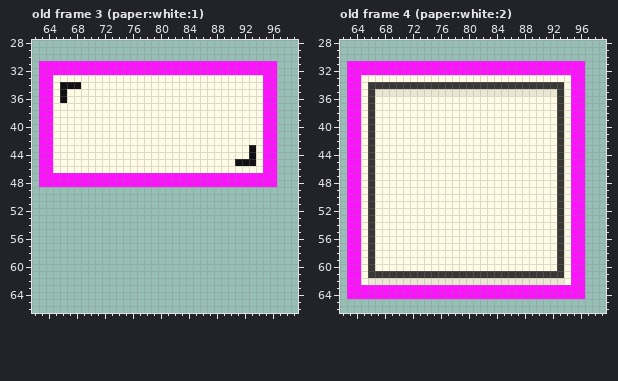
Pixel-art file: assets/game/common.aseprite. Above is the file before it was changed.
250x250 pixels, 24 frames. Colours within 5 levels of each other are drawn and written as one. Shown: old frame 3 (paper:white:1): x 62..99, y 28..66; old frame 4 (paper:white:2): x 62..99, y 28..66. The commit also changed other frames, which this record leaves out.
New version:
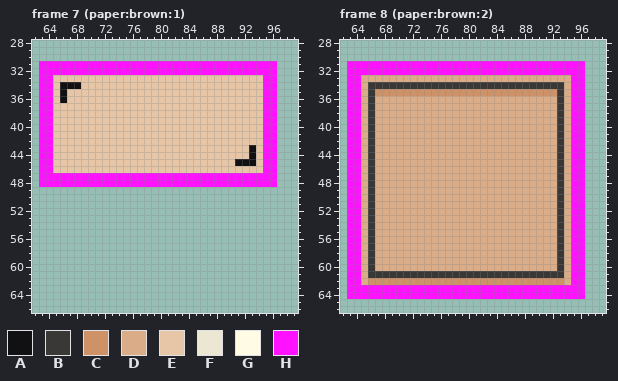
Palette (. is transparent): A #111012  B #393836  C #ce9268  D #daac87  E #e6c6a6  F #ebe7d3  G #fffbe5  H #ff12ff
A new or re-ordered frame is compared with the old frame closest to it.
Change:
frames 24 -> 28
--- frame 7 (paper:brown:1) is new; against old frame 3 (paper:white:1), layer "Layer 7"
@@ x 62..99 @@
 32 .HHHHHHHHHHHHHHHHHHHHHHHHHHHHHHHHHH...
-33 .HHGGGGGGGGGGGGGGGGGGGGGGGGGGGGGGHH...
-34 .HHGAAAGGGGGGGGGGGGGGGGGGGGGGGGGGHH...
-35 .HHGAGGGGGGGGGGGGGGGGGGGGGGGGGGGGHH...
-36 .HHGAGGGGGGGGGGGGGGGGGGGGGGGGGGGGHH...
-37 .HHGGGGGGGGGGGGGGGGGGGGGGGGGGGGGGHH...
-38 .HHGGGGGGGGGGGGGGGGGGGGGGGGGGGGGGHH...
-39 .HHGGGGGGGGGGGGGGGGGGGGGGGGGGGGGGHH...
-40 .HHGGGGGGGGGGGGGGGGGGGGGGGGGGGGGGHH...
-41 .HHGGGGGGGGGGGGGGGGGGGGGGGGGGGGGGHH...
-42 .HHGGGGGGGGGGGGGGGGGGGGGGGGGGGGGGHH...
-43 .HHGGGGGGGGGGGGGGGGGGGGGGGGGGGGAGHH...
-44 .HHGGGGGGGGGGGGGGGGGGGGGGGGGGGGAGHH...
-45 .HHGGGGGGGGGGGGGGGGGGGGGGGGGGAAAGHH...
-46 .HHGGGGGGGGGGGGGGGGGGGGGGGGGGGGGGHH...
+33 .HHEEEEEEEEEEEEEEEEEEEEEEEEEEEEEEHH...
+34 .HHEAAAEEEEEEEEEEEEEEEEEEEEEEEEEEHH...
+35 .HHEAEEEEEEEEEEEEEEEEEEEEEEEEEEEEHH...
+36 .HHEAEEEEEEEEEEEEEEEEEEEEEEEEEEEEHH...
+37 .HHEEEEEEEEEEEEEEEEEEEEEEEEEEEEEEHH...
+38 .HHEEEEEEEEEEEEEEEEEEEEEEEEEEEEEEHH...
+39 .HHEEEEEEEEEEEEEEEEEEEEEEEEEEEEEEHH...
+40 .HHEEEEEEEEEEEEEEEEEEEEEEEEEEEEEEHH...
+41 .HHEEEEEEEEEEEEEEEEEEEEEEEEEEEEEEHH...
+42 .HHEEEEEEEEEEEEEEEEEEEEEEEEEEEEEEHH...
+43 .HHEEEEEEEEEEEEEEEEEEEEEEEEEEEEAEHH...
+44 .HHEEEEEEEEEEEEEEEEEEEEEEEEEEEEAEHH...
+45 .HHEEEEEEEEEEEEEEEEEEEEEEEEEEAAAEHH...
+46 .HHEEEEEEEEEEEEEEEEEEEEEEEEEEEEEEHH...
 47 .HHHHHHHHHHHHHHHHHHHHHHHHHHHHHHHHHH...
--- frame 8 (paper:brown:2) is new; against old frame 4 (paper:white:2), layer "Layer 7"
@@ x 62..99 @@
 32 .HHHHHHHHHHHHHHHHHHHHHHHHHHHHHHHHHH...
-33 .HHGGGGGGGGGGGGGGGGGGGGGGGGGGGGGGHH...
-34 .HHGBBBBBBBBBBBBBBBBBBBBBBBBBBBBGHH...
-35 .HHGBFFFFFFFFFFFFFFFFFFFFFFFFFFBGHH...
-36 .HHGBGGGGGGGGGGGGGGGGGGGGGGGGGGBGHH...
-37 .HHGBGGGGGGGGGGGGGGGGGGGGGGGGGGBGHH...
-38 .HHGBGGGGGGGGGGGGGGGGGGGGGGGGGGBGHH...
-39 .HHGBGGGGGGGGGGGGGGGGGGGGGGGGGGBGHH...
-40 .HHGBGGGGGGGGGGGGGGGGGGGGGGGGGGBGHH...
-41 .HHGBGGGGGGGGGGGGGGGGGGGGGGGGGGBGHH...
-42 .HHGBGGGGGGGGGGGGGGGGGGGGGGGGGGBGHH...
-43 .HHGBGGGGGGGGGGGGGGGGGGGGGGGGGGBGHH...
-44 .HHGBGGGGGGGGGGGGGGGGGGGGGGGGGGBGHH...
-45 .HHGBGGGGGGGGGGGGGGGGGGGGGGGGGGBGHH...
-46 .HHGBGGGGGGGGGGGGGGGGGGGGGGGGGGBGHH...
-47 .HHGBGGGGGGGGGGGGGGGGGGGGGGGGGGBGHH...
-48 .HHGBGGGGGGGGGGGGGGGGGGGGGGGGGGBGHH...
-49 .HHGBGGGGGGGGGGGGGGGGGGGGGGGGGGBGHH...
-50 .HHGBGGGGGGGGGGGGGGGGGGGGGGGGGGBGHH...
-51 .HHGBGGGGGGGGGGGGGGGGGGGGGGGGGGBGHH...
-52 .HHGBGGGGGGGGGGGGGGGGGGGGGGGGGGBGHH...
-53 .HHGBGGGGGGGGGGGGGGGGGGGGGGGGGGBGHH...
-54 .HHGBGGGGGGGGGGGGGGGGGGGGGGGGGGBGHH...
-55 .HHGBGGGGGGGGGGGGGGGGGGGGGGGGGGBGHH...
-56 .HHGBGGGGGGGGGGGGGGGGGGGGGGGGGGBGHH...
-57 .HHGBGGGGGGGGGGGGGGGGGGGGGGGGGGBGHH...
-58 .HHGBGGGGGGGGGGGGGGGGGGGGGGGGGGBGHH...
-59 .HHGBGGGGGGGGGGGGGGGGGGGGGGGGGGBGHH...
-60 .HHGBGGGGGGGGGGGGGGGGGGGGGGGGGGBGHH...
-61 .HHGBBBBBBBBBBBBBBBBBBBBBBBBBBBBGHH...
-62 .HHGFFFFFFFFFFFFFFFFFFFFFFFFFFFFGHH...
+33 .HHDDDDDDDDDDDDDDDDDDDDDDDDDDDDDDHH...
+34 .HHDBBBBBBBBBBBBBBBBBBBBBBBBBBBBDHH...
+35 .HHDBCCCCCCCCCCCCCCCCCCCCCCCCCCBDHH...
+36 .HHDBDDDDDDDDDDDDDDDDDDDDDDDDDDBDHH...
+37 .HHDBDDDDDDDDDDDDDDDDDDDDDDDDDDBDHH...
+38 .HHDBDDDDDDDDDDDDDDDDDDDDDDDDDDBDHH...
+39 .HHDBDDDDDDDDDDDDDDDDDDDDDDDDDDBDHH...
+40 .HHDBDDDDDDDDDDDDDDDDDDDDDDDDDDBDHH...
+41 .HHDBDDDDDDDDDDDDDDDDDDDDDDDDDDBDHH...
+42 .HHDBDDDDDDDDDDDDDDDDDDDDDDDDDDBDHH...
+43 .HHDBDDDDDDDDDDDDDDDDDDDDDDDDDDBDHH...
+44 .HHDBDDDDDDDDDDDDDDDDDDDDDDDDDDBDHH...
+45 .HHDBDDDDDDDDDDDDDDDDDDDDDDDDDDBDHH...
+46 .HHDBDDDDDDDDDDDDDDDDDDDDDDDDDDBDHH...
+47 .HHDBDDDDDDDDDDDDDDDDDDDDDDDDDDBDHH...
+48 .HHDBDDDDDDDDDDDDDDDDDDDDDDDDDDBDHH...
+49 .HHDBDDDDDDDDDDDDDDDDDDDDDDDDDDBDHH...
+50 .HHDBDDDDDDDDDDDDDDDDDDDDDDDDDDBDHH...
+51 .HHDBDDDDDDDDDDDDDDDDDDDDDDDDDDBDHH...
+52 .HHDBDDDDDDDDDDDDDDDDDDDDDDDDDDBDHH...
+53 .HHDBDDDDDDDDDDDDDDDDDDDDDDDDDDBDHH...
+54 .HHDBDDDDDDDDDDDDDDDDDDDDDDDDDDBDHH...
+55 .HHDBDDDDDDDDDDDDDDDDDDDDDDDDDDBDHH...
+56 .HHDBDDDDDDDDDDDDDDDDDDDDDDDDDDBDHH...
+57 .HHDBDDDDDDDDDDDDDDDDDDDDDDDDDDBDHH...
+58 .HHDBDDDDDDDDDDDDDDDDDDDDDDDDDDBDHH...
+59 .HHDBDDDDDDDDDDDDDDDDDDDDDDDDDDBDHH...
+60 .HHDBDDDDDDDDDDDDDDDDDDDDDDDDDDBDHH...
+61 .HHDBBBBBBBBBBBBBBBBBBBBBBBBBBBBDHH...
+62 .HHDCCCCCCCCCCCCCCCCCCCCCCCCCCCCDHH...
 63 .HHHHHHHHHHHHHHHHHHHHHHHHHHHHHHHHHH...
Where, in picture pixels (left, top, right, bottom), the same in both pictures:
changed: (53, 75, 263, 173)
changed: (361, 75, 571, 285)
